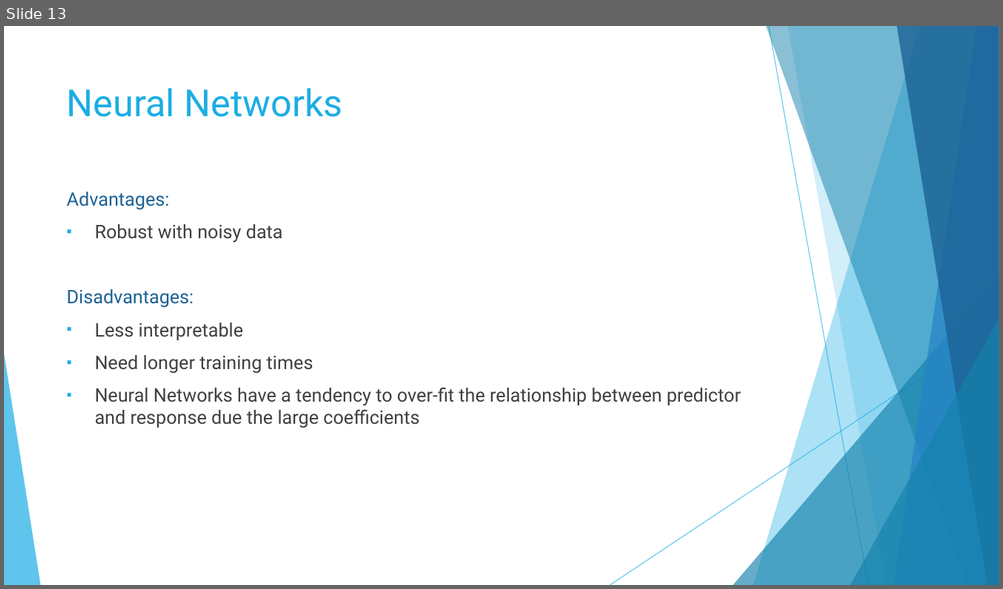
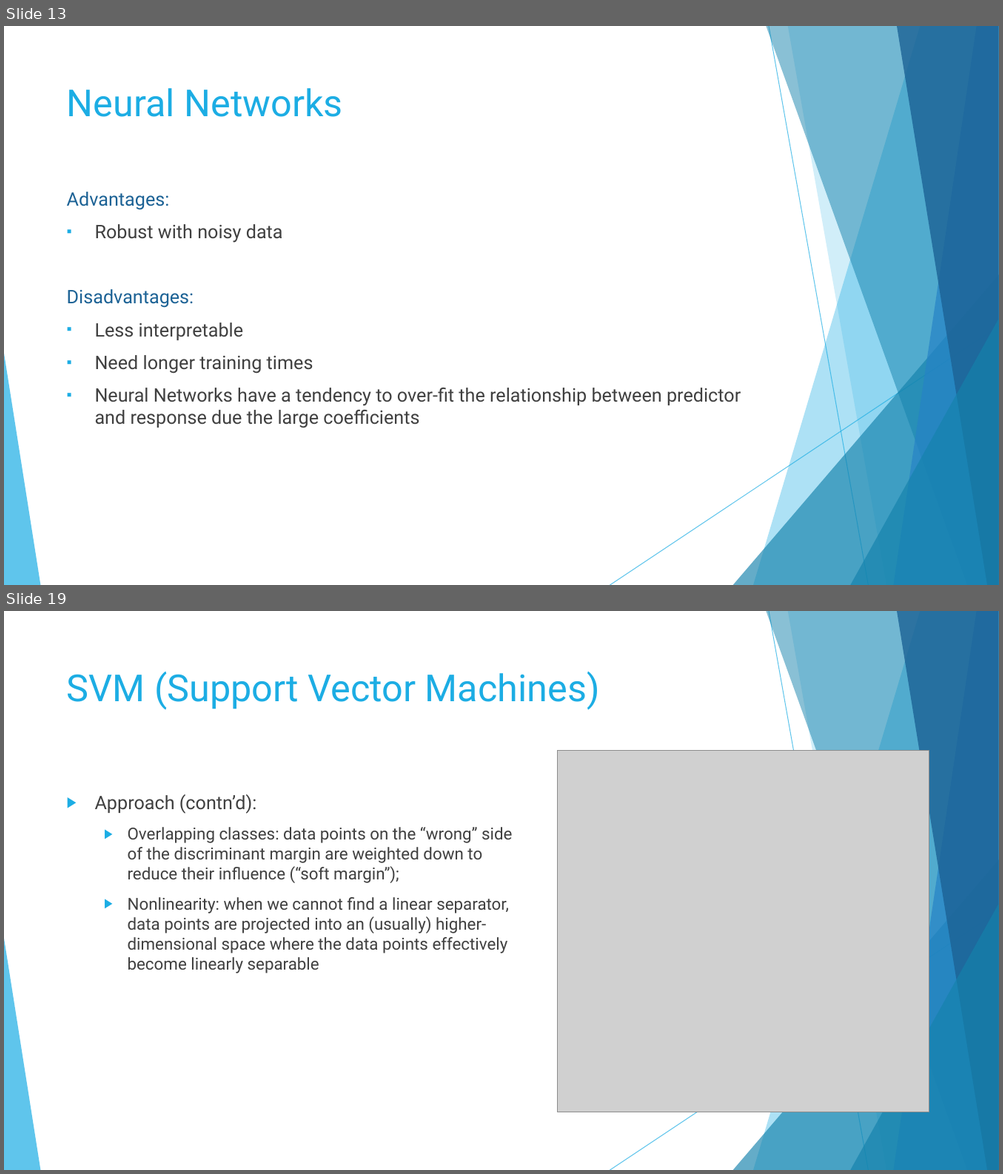
Before and after one commit to GabrielSantos33/Non-linear-regression, a slide deck: Non Linear regression.pptx. Shown one above the other, each under a label of ours: slide 13 before the commit, slides 13 and 19 after it; the slides between them are not shown. The pictures are 1003x589 and 1003x1174 pixels, drawn with LibreOffice and Linux fonts; fonts in the diff are those of the drawing; grey boxes stand for pictures. Boxes give left, top, right and bottom in pixels: in the first picture for what was removed or moved away, otherwise in the second. Text is boxed around its words. In the diff, an @@ line names an element or a change of style, - is before the commit and + after.

```diff
--- a/Non Linear regression.pptx
+++ b/Non Linear regression.pptx
@@ slide 19 added at (4, 611, 999, 1170), background #FFFFFF; not listed: 10 template elements that a slide beside it also shows @@
@@ title added at (67, 672, 600, 710), 36 pt, text #1CADE4 @@
+SVM (Support Vector Machines)
@@ picture added at (558, 751, 928, 1113) @@
@@ text added at (95, 795, 512, 974), 16 pt, text #404040 @@
+▶ Approach (contn’d):
+  ▶ Overlapping classes: data points on the “wrong” side of the discriminant margin are weighted down to reduce their influence (“soft margin”);
+  ▶ Nonlinearity: when we cannot find a linear separator, data points are projected into an (usually) higher-dimensional space where the data points effectively become linearly separable
```
Also in this commit, not shown: 7 slides changed, 10 other slides added, 1 slide removed.
